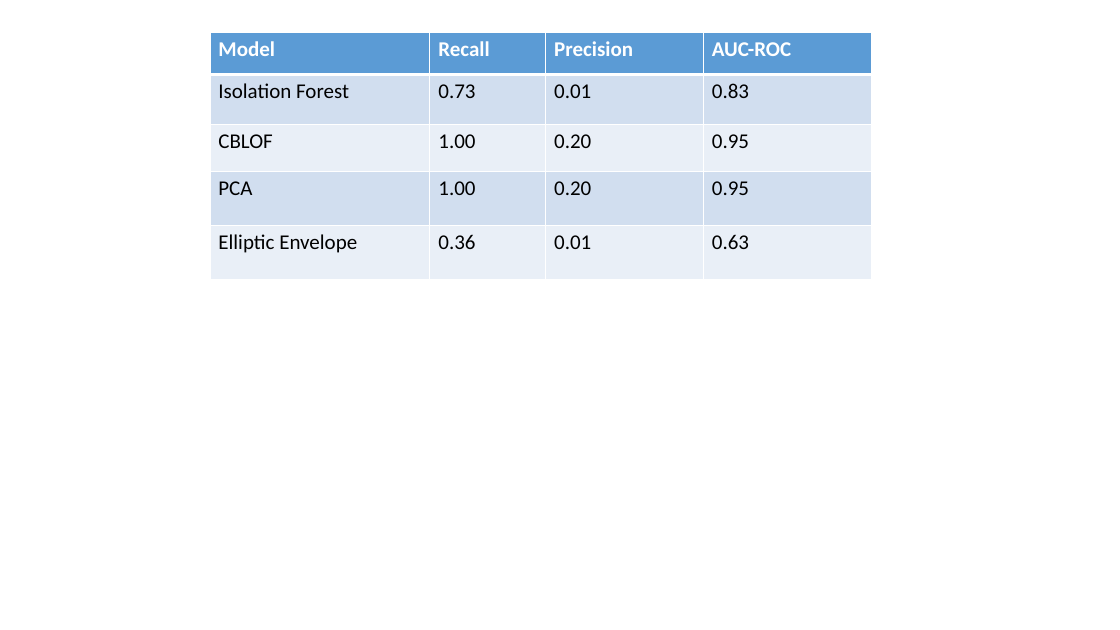
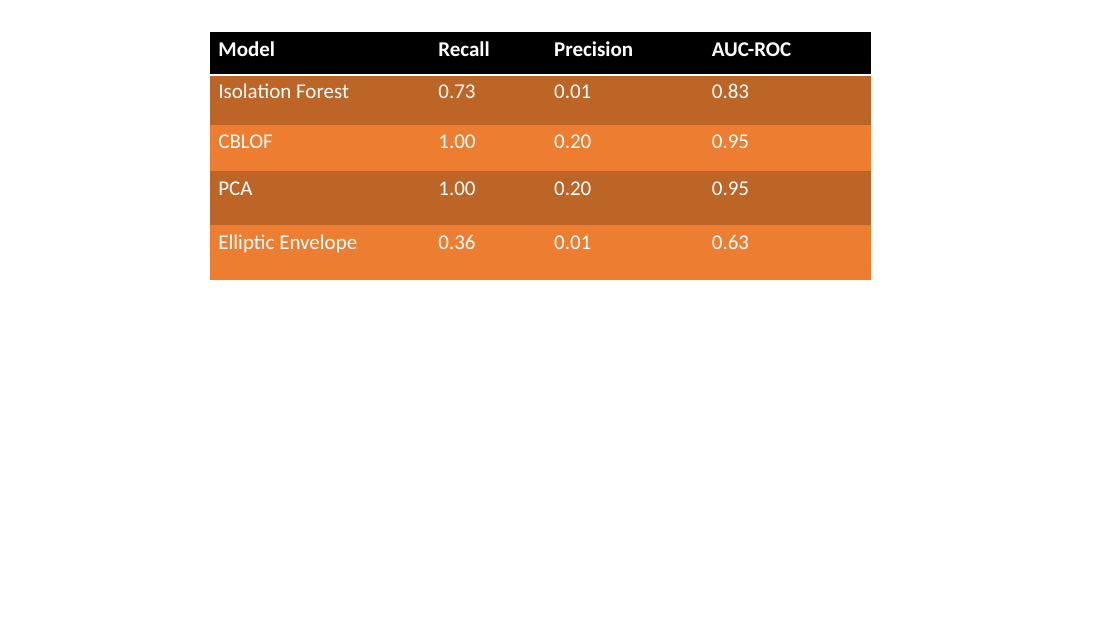
Before and after one commit to Owerre/Anomaly-Detection, a slide deck: slide 1 of Network-intrusion/docs/doc.pptx. Drawn at 1120x630 pixels with LibreOffice and Linux fonts; fonts in the diff are those of the drawing. Boxes give left, top, right and bottom in pixels: in the first picture for what was removed or moved away, otherwise in the second. Text is boxed around its words. In the diff, an @@ line names an element or a change of style, - is before the commit and + after.

```diff
--- a/Network-intrusion/docs/doc.pptx
+++ b/Network-intrusion/docs/doc.pptx
@@ table at [210,32,872,280] @@
@@ fill #5B9BD5 to #000000 in row 1 @@
@@ fill #D2DEEF to #BE6427 in 8 cells @@
@@ fill #EAEFF7 to #ED7D31 in 8 cells @@
@@ text colour #000000 to #FFFFFF in "Isolation Forest", "0.73", "0.01", "0.83" and 12 more places @@
@@ borders changed @@
```
Also in this commit, not shown: 2 other slides changed, 5 other files.
